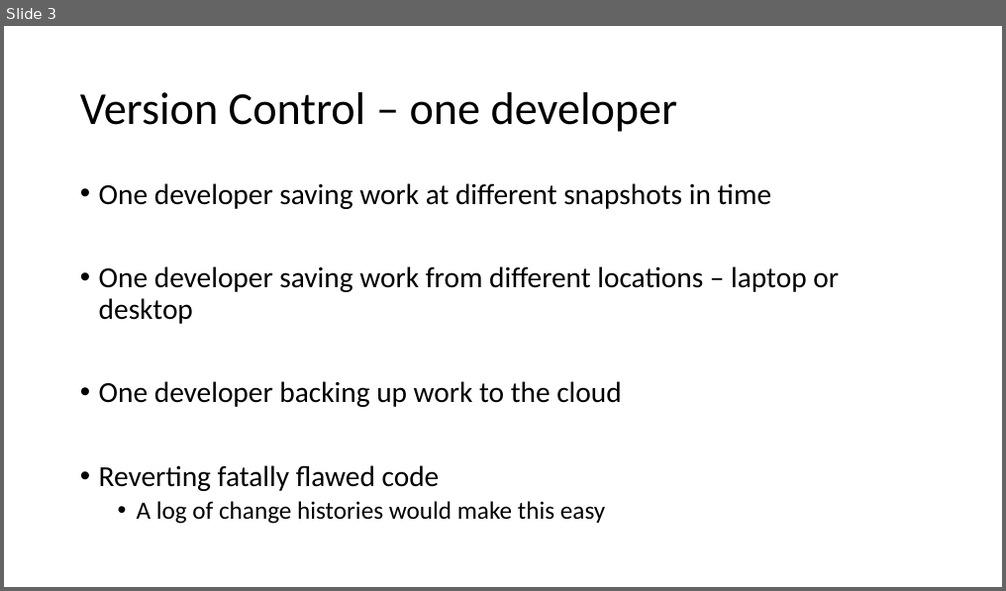
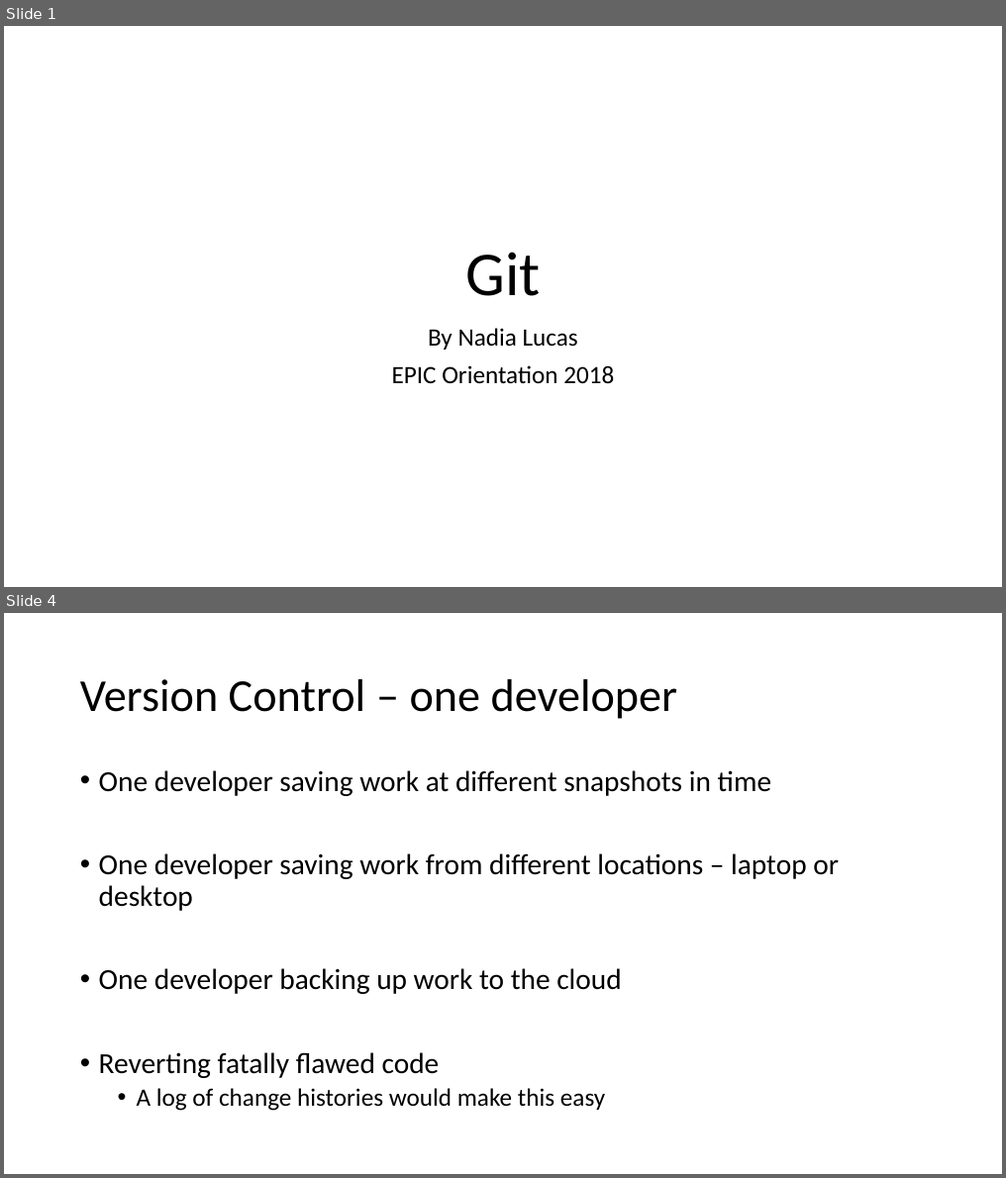
Before and after one commit to yixinsun1216/epic_orientation, a slide deck: Git/git_session.pptx. Shown one above the other, each under a label of ours: slide 3 before the commit, slides 1 and 4 after it; the slides between them are not shown. The pictures are 1006x591 and 1006x1178 pixels, drawn with LibreOffice and Linux fonts; fonts in the diff are those of the drawing. Boxes give left, top, right and bottom in pixels: in the first picture for what was removed or moved away, otherwise in the second. Text is boxed around its words. In the diff, an @@ line names an element or a change of style, - is before the commit and + after.

```diff
--- a/Git/git_session.pptx
+++ b/Git/git_session.pptx
@@ slide 1 added at box(4, 26, 1002, 587), background #FFFFFF @@
@@ title added at box(465, 252, 540, 296), 60 pt, text #000000 @@
+Git
@@ subtitle added at box(392, 328, 614, 384), 24 pt, text #000000 @@
+By Nadia Lucas
+EPIC Orientation 2018
@@ what was slide 3 is now slide 4 @@
```
Also in this commit, not shown: 5 slides changed, 6 other slides added, 2 slides removed.
